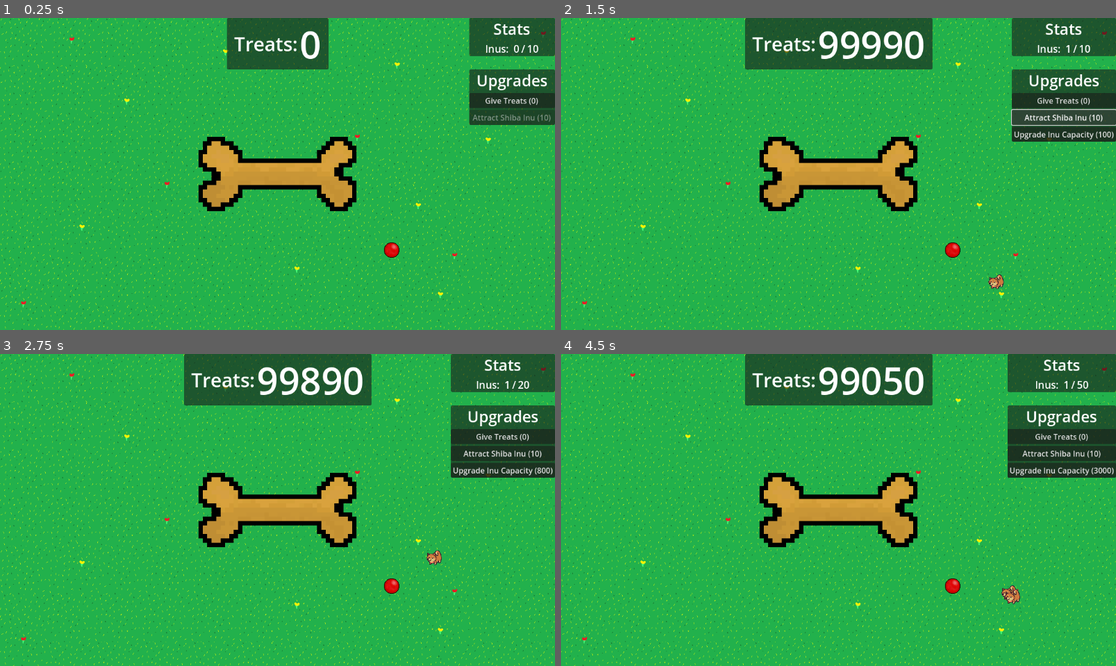
Above: before the commit, frames 1-4 (two rows, left to right).
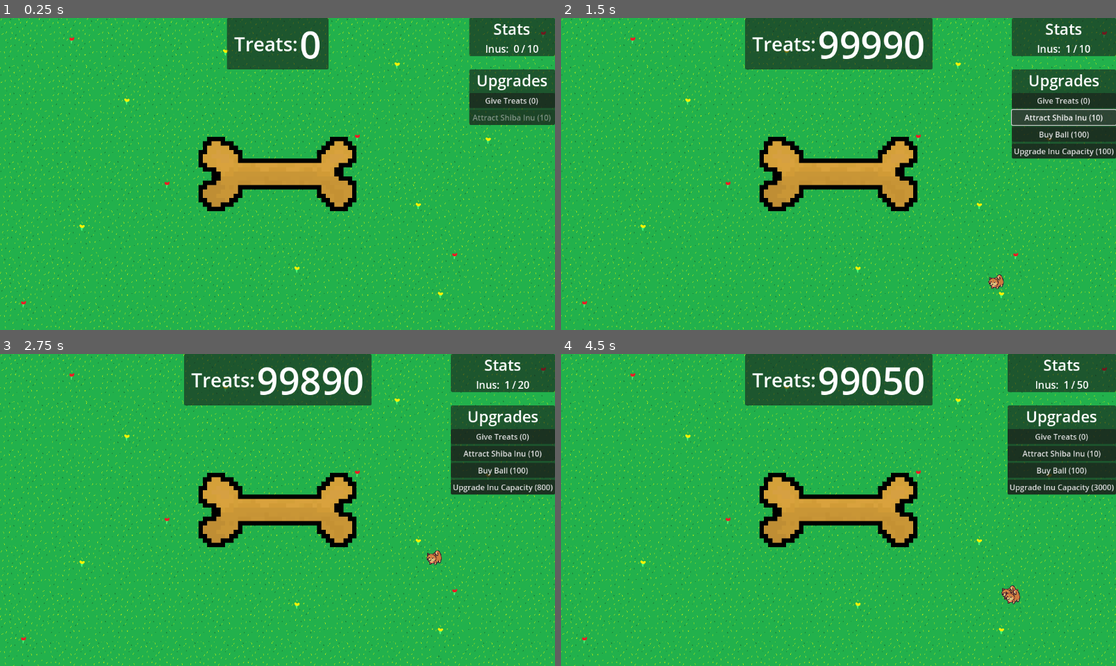
Above: after the commit, the same moments.

Repository: ejmejm/ShibaIdle
Game: Godot game, scene res://scenes/root.tscn
Same seed, same stepped clock (60 frames per second), same inputs: the game is played once before the commit and once after it.
Inputs:
- Up to frame 1 (0.25 s): no input
- Up to frame 2 (1.5 s): click "Give Treats (0)" at 0.5 s; click "Attract Shiba Inu (10)" at 1.25 s
- Up to frame 3 (2.75 s): click "Upgrade Inu Capacity (100)" at 2 s
- Up to frame 4 (4.5 s): click "Upgrade Inu Capacity (800)" at 2.75 s; click "Attract Shiba Inu (10)" at 3.5 s; click "Attract Double Shiba Inu (30)" at 4.25 s

The runs differ from the first frame. In frame 1, 0.1% of the frame differs, in the area x 69-72%, y 71-77%; in frame 2, 1.4%; in frame 3, 1.4%; in frame 4, 1.5%, in the area x 69-100%, y 36-77%.

Commit message:
Buy ball upgrade

Diff:
--- a/scenes/root.tscn
+++ b/scenes/root.tscn
@@ -77,14 +77,19 @@
 [node name="ClickableTreat" parent="." node_paths=PackedStringArray("player_stats") instance=ExtResource("1_osj1l")]
 player_stats = NodePath("../GameManager/PlayerStats")
 
+[node name="ItemContainer" type="Node2D" parent="."]
+
+[node name="Ball" parent="ItemContainer" instance=ExtResource("9_rdu7f")]
+unique_name_in_owner = true
+visible = false
+position = Vector2(237, 158)
+scale = Vector2(1.3, 1.3)
+
 [node name="InuContainer" type="Node2D" parent="."]
 unique_name_in_owner = true
 
 [node name="BuildingContainer" type="Node2D" parent="."]
 unique_name_in_owner = true
-
-[node name="Ball" parent="." instance=ExtResource("9_rdu7f")]
-position = Vector2(237, 158)
 
 [node name="GameManager" type="Node" parent="."]
 
@@ -116,6 +121,7 @@
 grow_horizontal = 2
 size_flags_horizontal = 4
 size_flags_vertical = 0
+mouse_filter = 1
 
 [node name="MarginContainer" type="MarginContainer" parent="UICanvas/TreatsPanel"]
 layout_mode = 2
@@ -158,6 +164,7 @@
 
 [node name="StatsPanel" type="PanelContainer" parent="UICanvas/VBoxContainer"]
 layout_mode = 2
+mouse_filter = 1
 
 [node name="MarginContainer" type="MarginContainer" parent="UICanvas/VBoxContainer/StatsPanel"]
 layout_mode = 2
@@ -214,6 +221,7 @@
 
 [node name="UpgradesPanel" type="PanelContainer" parent="UICanvas/VBoxContainer"]
 layout_mode = 2
+mouse_filter = 1
 script = ExtResource("6_pydca")
 
 [node name="VBoxContainer" type="VBoxContainer" parent="UICanvas/VBoxContainer/UpgradesPanel"]
--- a/scripts/upgrades_manager.gd
+++ b/scripts/upgrades_manager.gd
@@ -14,6 +14,9 @@
 
 		# Buildings
 		"gym_upgrade": preload("res://upgrades/gym_upgrade.gd").new(),
+
+		# Items
+		"buy_ball": preload("res://upgrades/buy_ball.gd").new(),
 
 		# Passives
 		"inu_capacity_1": preload("res://upgrades/inu_capacity_1.gd").new(),
--- /dev/null
+++ b/upgrades/buy_ball.gd
@@ -0,0 +1,22 @@
+class_name BuyBallUpgrade
+extends BaseUpgrade
+
+
+var ball: Node2D
+
+
+func link_dependencies(tree: SceneTree):
+	ball = tree.root.get_node("/root/Root/ItemContainer/%Ball")
+
+
+func _init():
+	id = "buy_ball"
+	label = "Buy Ball"
+	description = "This ball can be used to attract inus"
+	cost = 100
+	max_purchases = 1
+	treats_to_unlock = 40
+
+
+func _on_purchase_logic():
+	ball.visible = true
Binary file removed: sprites/orange_ball.jpg
Not shown, removed: sprites/orange_ball.jpg.import
